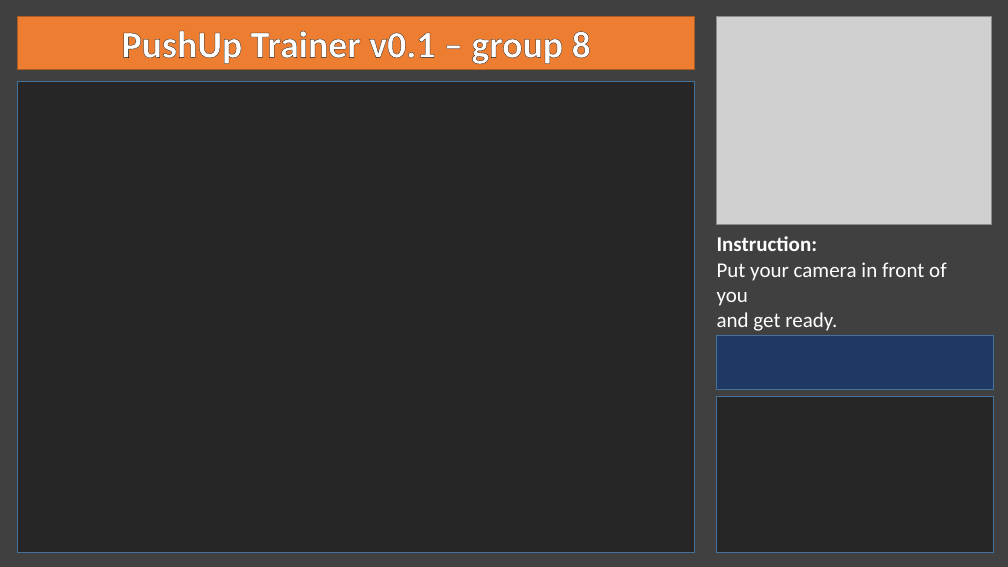
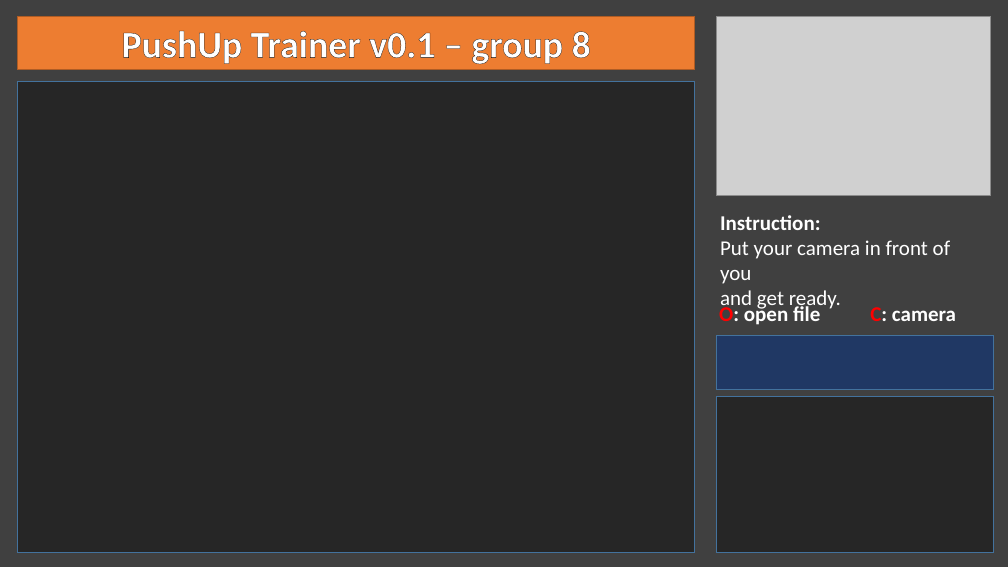
Before and after one commit to VNOpenAI/pushup-counter-app, a slide deck: slide 1 of ui_design/UI.pptx. Drawn at 1008x567 pixels with LibreOffice and Linux fonts; fonts in the diff are those of the drawing; grey boxes stand for pictures. Boxes give left, top, right and bottom in pixels: in the first picture for what was removed or moved away, otherwise in the second. Text is boxed around its words. In the diff, an @@ line names an element or a change of style, - is before the commit and + after.

```diff
--- a/ui_design/UI.pptx
+++ b/ui_design/UI.pptx
@@ picture: place and size @@
-picture at <box>717,17,991,225</box>
+picture at <box>716,16,991,195</box>
@@ text "Instruction:": place and size @@
-text "Instruction:" at <box>717,236,947,331</box>
+text "Instruction:" at <box>720,215,951,312</box>
@@ text added at <box>719,303,956,325</box>, 20 pt, text #FFFFFF, bold @@
+O: open file C: camera
```
Also in this commit, not shown: 6 other files.
